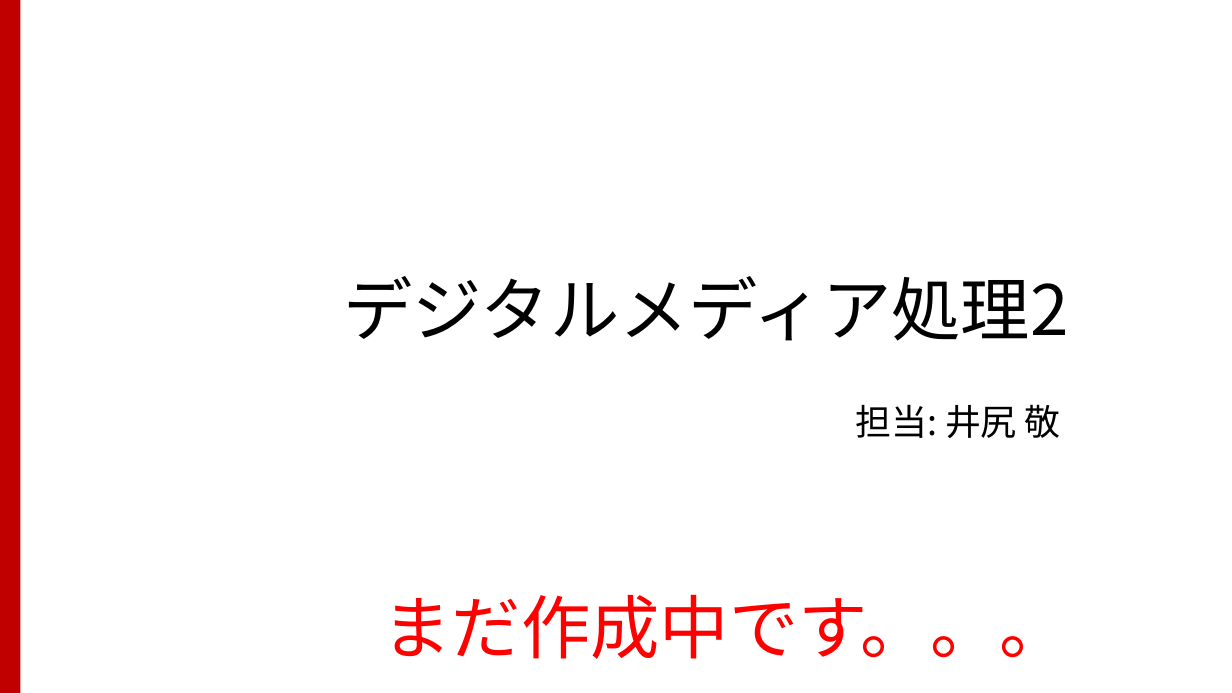
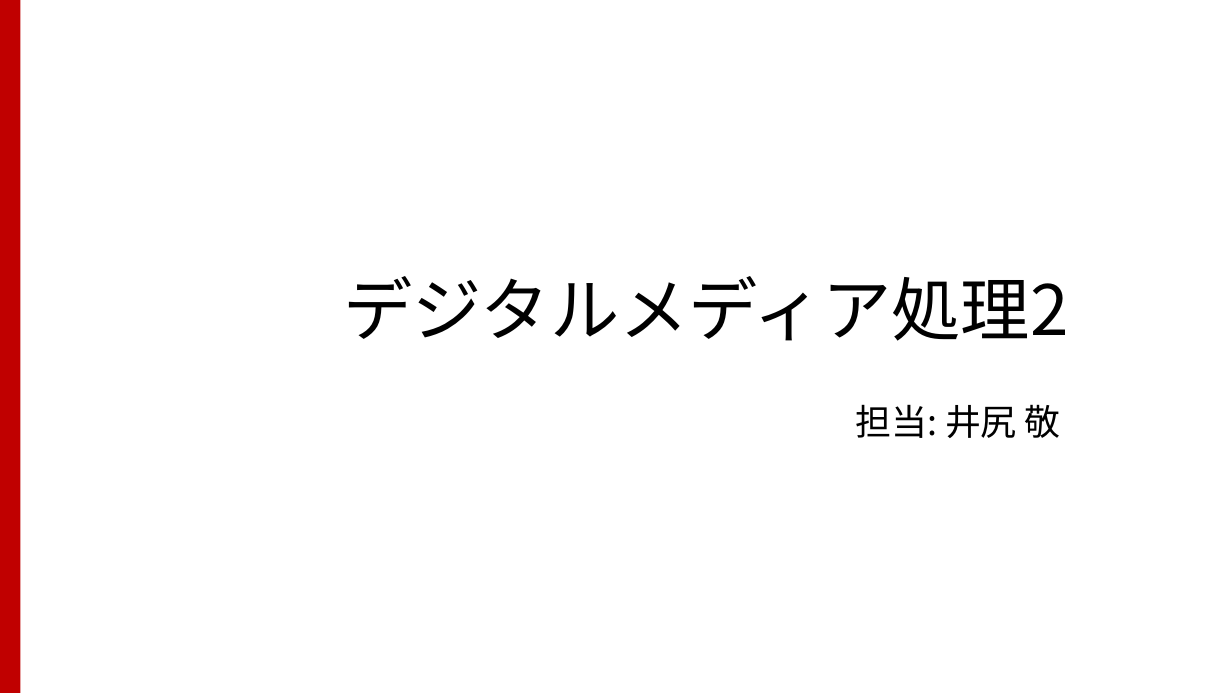
Before and after one commit to TakashiIjiri/TakashiIjiri.github.io, a slide deck: slide 1 of classes/dm2017/DigitalMedia2_13.pptx. Drawn at 1232x693 pixels with LibreOffice and Linux fonts; fonts in the diff are those of the drawing. Boxes give left, top, right and bottom in pixels: in the first picture for what was removed or moved away, otherwise in the second. Text is boxed around its words. In the diff, an @@ line names an element or a change of style, - is before the commit and + after.

```diff
--- a/classes/dm2017/DigitalMedia2_13.pptx
+++ b/classes/dm2017/DigitalMedia2_13.pptx
@@ text removed at <box>383,594,1069,659</box> @@
-まだ作成中です。。。
```
Also in this commit, not shown: 3 other slides changed, 2 other files.
